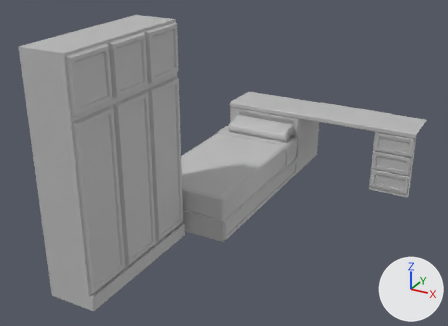
Two versions of the FBX model Assets/Mesh/MUEBLES.fbx, one commit apart.
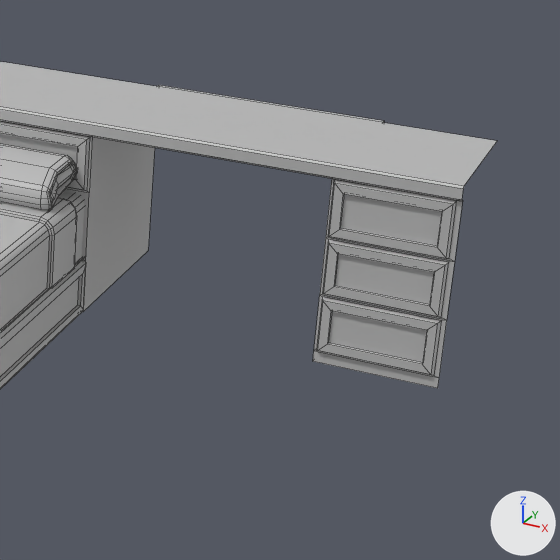
Old and new are each drawn whole from a camera (50 mm lens) standing at (2.74, -3.71, 3.77) and looking at (-0.43, 2.06, 0.89) and again close up on the part from 60% to 100% of the width and 23% to 77% of the height. Arrows for +X, +Y and +Z are at lower right; the lights stay in place. The close-ups show mesh edges as thin lines. Where no turn or scale is listed for an object, it has been applied to the vertices.

Objects in the first close-up: 'MUEBLES'.
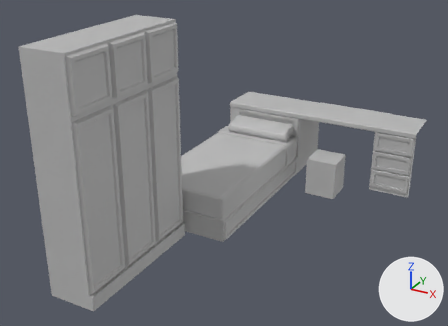
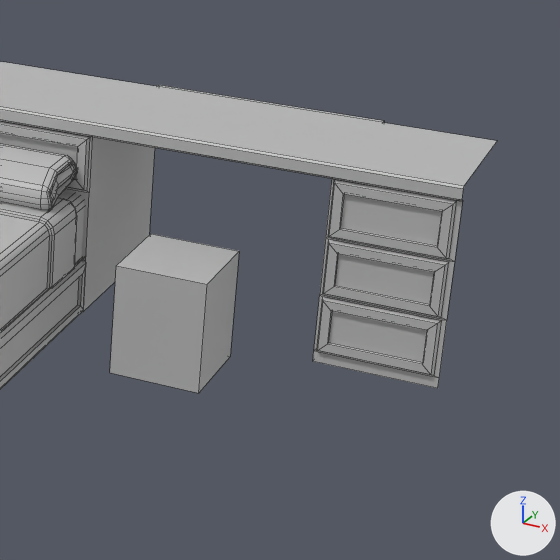
The change, as a list of edits to the scene's bpy script:
```text
Add mat_lambert1:
    mat_lambert1 = principled_material('lambert1')
    mat_lambert1.base_color = (0.5, 0.5, 0.5)  # grey #bcbcbc
Change me_mesh:
    where me_mesh.from_pydata(...)  # 434 vertices, 386 faces; spans x -1.4..1.31, y 0.08..4.83, z -0.03..2.55
    used by ob_muebles; location = (0.0, 0.0, 0.0)
    verts and faces of me_mesh; kept vertices keep their numbers, new ones are numbered from 434
    me_mesh part 1
    add verts[434] = (0.04, 3.48, 0.0)  # pixel (109, 372)
    add verts[435] = (0.04, 3.48, 0.5)  # pixel (116, 265)
    add verts[436] = (0.04, 3.88, 0.5)  # pixel (150, 233)
    add verts[437] = (0.04, 3.88, 0.0)
    add for new, old in zip([*range(438, 442)], [*range(434, 438)]): verts[new] = verts[old] + (0.4, 0.0, 0.0)
    add faces += [(434, 438, 439, 435), (435, 439, 440, 436), (436, 440, 441, 437), (438, 441, 440, 439), (434, 435, 436, 437)]  # mat_lambert1 (grey #bcbcbc)
    add me_mesh.materials.append(mat_lambert1)  # grey #bcbcbc
```

Boxes [x1, y1, x2, y2] around the edits, measured in the close-ups (560 x 560 px):
'MUEBLES', reshaped: before [0, 62, 497, 389]; after [0, 62, 497, 393]
part 1 of me_mesh, added: after [110, 234, 239, 393]
